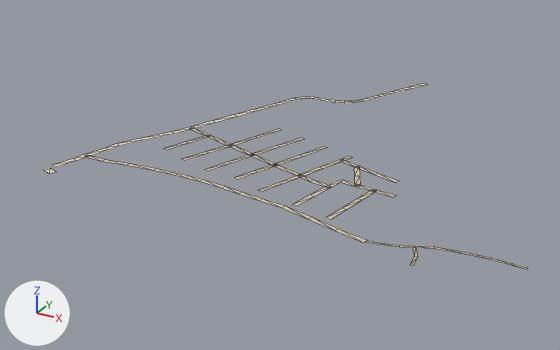
Renders of the glTF model public/assets/bengaluru-region-v1/tiles/t36_-33-l0.glb from each side of a commit.
Before and after are seen from a 50 mm camera at (18590.0, -17049.0, 332.0) aimed at (18182.0, -16308.0, -39.0). The lights are fixed; the arrows at lower left show +X, +Y and +Z. The first picture is the older version. Mesh edges are drawn as thin lines.

Objects in the first picture: 'ground'.
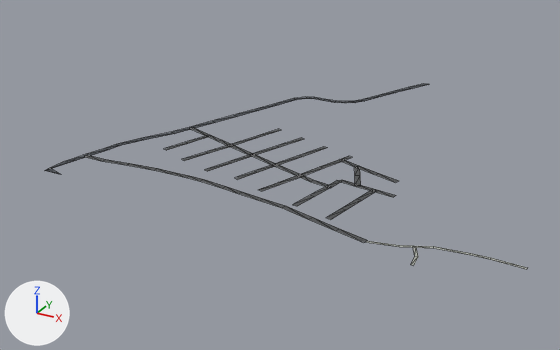
What differs and where, as boxes [x1, y1, x2, y2] in the pictures (560 x 350 px; the box of a moved part takes in the faces that stretch with it):
'ground', reshaped: before [44, 83, 527, 269]; after [45, 84, 527, 269]
part 1 of me_ground, moved or reshaped: before [337, 180, 358, 186]; after [337, 180, 356, 186]
part 2 of me_ground, reshaped: before [44, 159, 77, 174]; after [45, 159, 77, 175]
part 3 of me_ground, moved or reshaped: [491, 258, 527, 269] in both
part 4 of me_ground, recoloured: before [54, 87, 491, 265]; after [63, 87, 491, 265]

The change in detail:
me_ground is used by ob_ground; location (18000.0, -16500.0, 0.0).
Verts and faces of me_ground; kept vertices keep their numbers, new ones are numbered from 204.
Before the commit, vertices of me_ground: 48 (291.0, 132.0, 1.0) at pixel (343, 179), 49 (291.0, 126.0, 1.0) at pixel (340, 182).
Before the commit, vertices of me_ground: 200 (469.0, 44.0, 1.0) at pixel (491, 257), 201 (469.0, 41.0, 1.0) at pixel (490, 259), 202 (500.0, 42.0, 1.0) at pixel (527, 267), 203 (500.0, 39.0, 1.0) at pixel (526, 269).
me_ground had 204 vertices, 174 faces and spanned x -4.0..500.0, y -4.0..502.0, z 1.0.
me_ground now has 209 vertices, 180 faces and spans x 0.0..500.0, y 0.0..500.0, z 1.0.
Part 1, on me_ground:
Vertex 49 moves to (292.0, 126.0, 1.0), pixel (341, 182).
Vertex 48 moves to (290.0, 132.0, 1.0), pixel (342, 179).
Part 2, on me_ground:
5 vertices are removed from x -1.0..13.0, y -4.0..12.0, z 1.0.
3 faces are deleted.
1 vertex moves from x -4.0, y 15.0, z 1.0 to x 0.0, y 29.0, z 1.0.
8 vertices are added at x 0.0..24.0, y 0.0..8.0, z 1.0.
7 new faces join them.
Part 3, on me_ground:
Faces deleted: (200, 201, 203), (200, 203, 202).
New faces: (200, 201, 202), (201, 203, 202).
me_ground part 4: 167 kept faces spanning x 0.0..469.0, y 0.0..472.0, z 1.0 get new vertex colours; the middle colour goes from beige #d7c9ae to dark grey #535556.
Other edits to the shape of me_ground do not show in these pictures.
